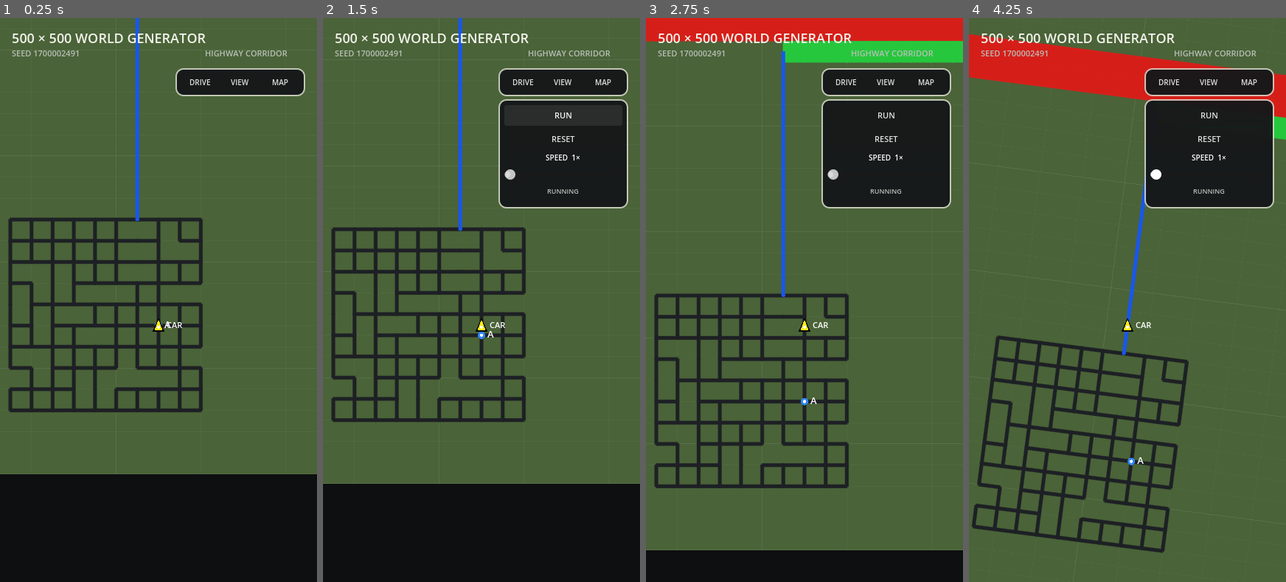
Above: before the commit, frames 1-4 (left to right).
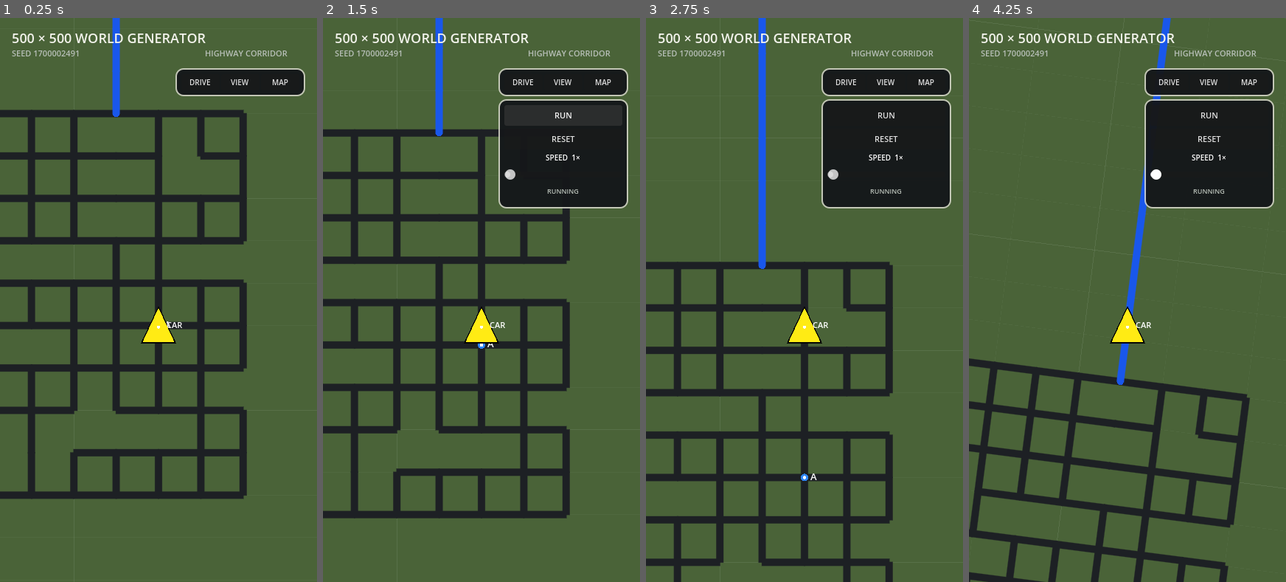
Above: after the commit, the same moments.

Repository: patrickcallahancomedy/comedian
Game: Godot game, scene res://scenes/drive/grid_world_prototype.tscn
Same seed, same stepped clock (60 frames per second), same inputs: the game is played once before the commit and once after it. This scene is started directly instead of the project's main scene.
Inputs (mouse positions are in pixels of both pictures, inside the frame that each line leads up to):
- Up to frame 1 (0.25 s): no input
- Up to frame 2 (1.5 s): click "DRIVE" at 0.5 s; click "RUN" at 1.25 s
- Up to frame 3 (2.75 s): tap Enter (ui_accept) at 2, 2.27 s; move the mouse to (874, 271) at 2.02 s; hold Right from 2.03 s (still down); tap Space at 2.1 s; click (874, 271) at 2.17 s
- Up to frame 4 (4.25 s): release Right at 2.75 s; drag from (1064, 328) to (1111, 412) at 2.77 s; move the mouse to (1159, 175) at 3.52 s; hold Right from 3.53 s (still down); tap Space at 3.6 s

The runs differ from the first frame. In frame 1, 34% of the frame differs, in the area x 0-100%, y 0-100%; in frame 2, 33%; in frame 3, 27%; in frame 4, 19%.

Commit message:
Zoom in Drive View camera

Diff:
--- a/godot/scripts/drive/grid_world_debug_car.gd
+++ b/godot/scripts/drive/grid_world_debug_car.gd
@@ -6,6 +6,7 @@
 const CAR_COLOR := Color(1.0, 0.92, 0.08)
 const CAR_OUTLINE := Color(0.02, 0.02, 0.02)
 const CAR_RADIUS := 8.0
+const DRIVE_VIEW_CAR_RADIUS := 24.0
 const LANE_MERGE_DISTANCE := 40.0
 
 var route: Array = []
@@ -117,7 +118,13 @@
 		if map.drive_camera_enabled
 		else map.world_to_screen(_display_world_position())
 	)
-	var radius: float = CAR_RADIUS
+	var radius: float = (
+		DRIVE_VIEW_CAR_RADIUS
+		if map.drive_camera_enabled
+		and not map.zoom_map_enabled
+		and not map.show_whole_map
+		else CAR_RADIUS
+	)
 
 	var car_rotation := 0.0
 	if not map.drive_camera_enabled:
--- a/godot/scripts/drive/grid_world_map.gd
+++ b/godot/scripts/drive/grid_world_map.gd
@@ -25,7 +25,7 @@
 const VISIBLE_NEIGHBORHOOD_BLOCKS := 2.0
 const ROAD_BLOCK_LENGTH := 20
 const ROAD_BLOCK_WIDTH := 10
-const DRIVE_VISIBLE_WORLD_WIDTH := 140.0
+const DRIVE_VISIBLE_WORLD_WIDTH := 70.0
 const DRIVE_ROTATION_SMOOTH_SPEED := 4.5
 const LEGACY_LOCAL_ROAD_RATIO := 13.0 / 80.0
 const HIGHWAY_LANE_FILL_RATIO := 1.0
